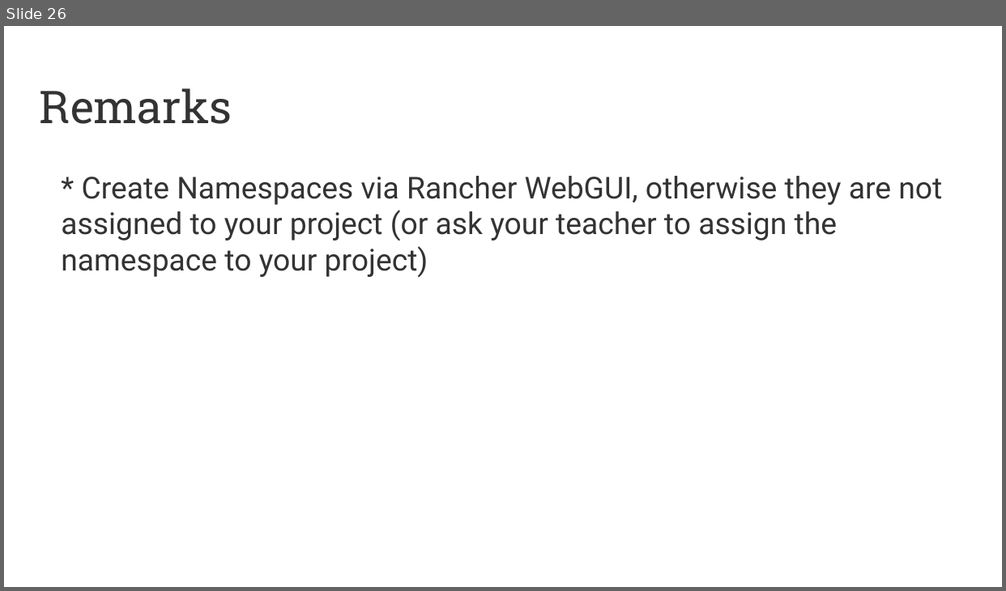
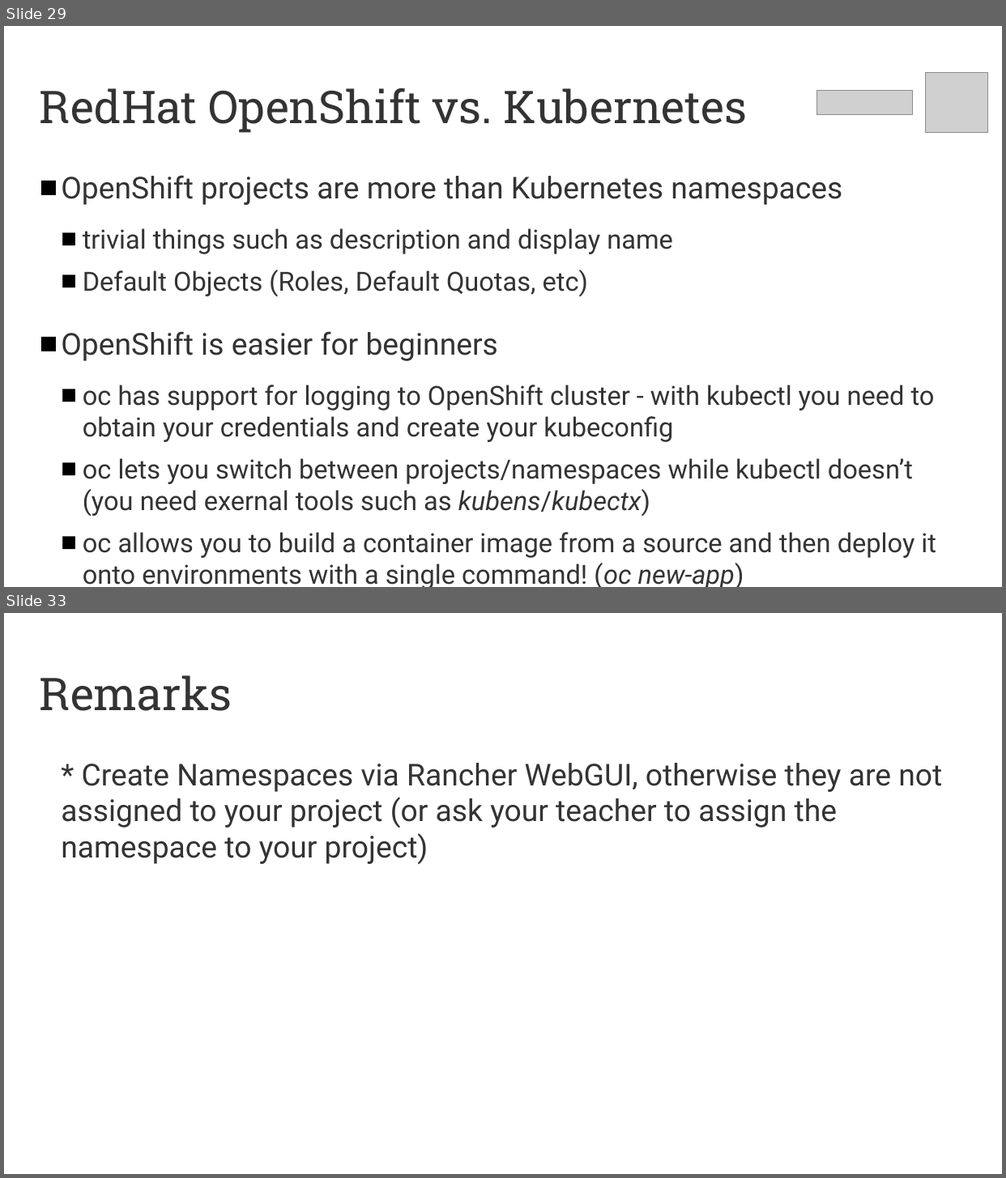
Before and after one commit to puzzle/kubernetes-techlab, a slide deck: presentation/introduction.odp. Shown one above the other, each under a label of ours: slide 26 before the commit, slides 29 and 33 after it; the slides between them are not shown. The pictures are 1006x591 and 1006x1178 pixels, drawn with LibreOffice and Linux fonts; fonts in the diff are those of the drawing; grey boxes stand for pictures. Boxes give left, top, right and bottom in pixels: in the first picture for what was removed or moved away, otherwise in the second. Text is boxed around its words. In the diff, an @@ line names an element or a change of style, - is before the commit and + after.

```diff
--- a/presentation/introduction.odp
+++ b/presentation/introduction.odp
@@ slide 29 added at box(4, 26, 1002, 587), background #FFFFFF @@
@@ picture added at box(926, 72, 988, 133) @@
@@ title added at box(40, 88, 748, 133), 36 pt, text #333333 @@
+RedHat OpenShift vs. Kubernetes
@@ picture added at box(817, 90, 913, 116) @@
@@ text added at box(61, 175, 936, 587), 21 pt, text #333333 @@
+■ OpenShift projects are more than Kubernetes namespaces
+  ■ trivial things such as description and display name
+  ■ Default Objects (Roles, Default Quotas, etc)
+■ OpenShift is easier for beginners
+  ■ oc has support for logging to OpenShift cluster - with kubectl you need to obtain your credentials and create your kubeconfig
+  ■ oc lets you switch between projects/namespaces while kubectl doesn’t (you need exernal tools such as kubens/kubectx)
+  ■ oc allows you to build a container image from a source and then deploy it onto environments with a single command! (oc new-app)
@@ what was slide 26 is now slide 33 @@
```
Also in this commit, not shown: 7 slides changed, 6 other slides added, 1 other file.
